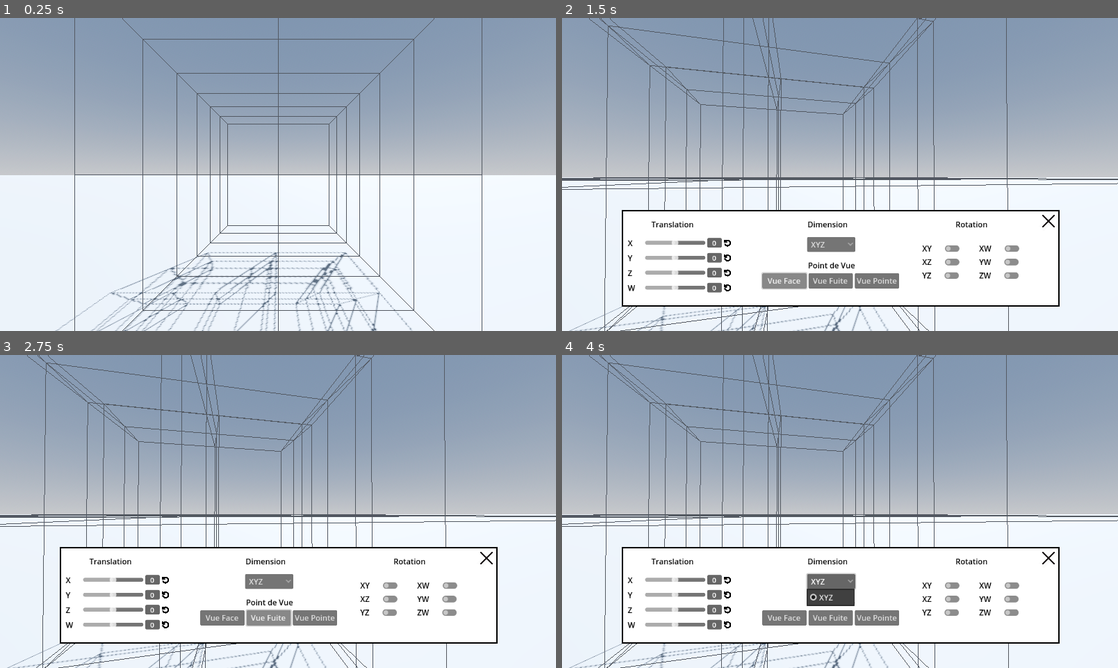
Above: before the commit, frames 1-4 (two rows, left to right).
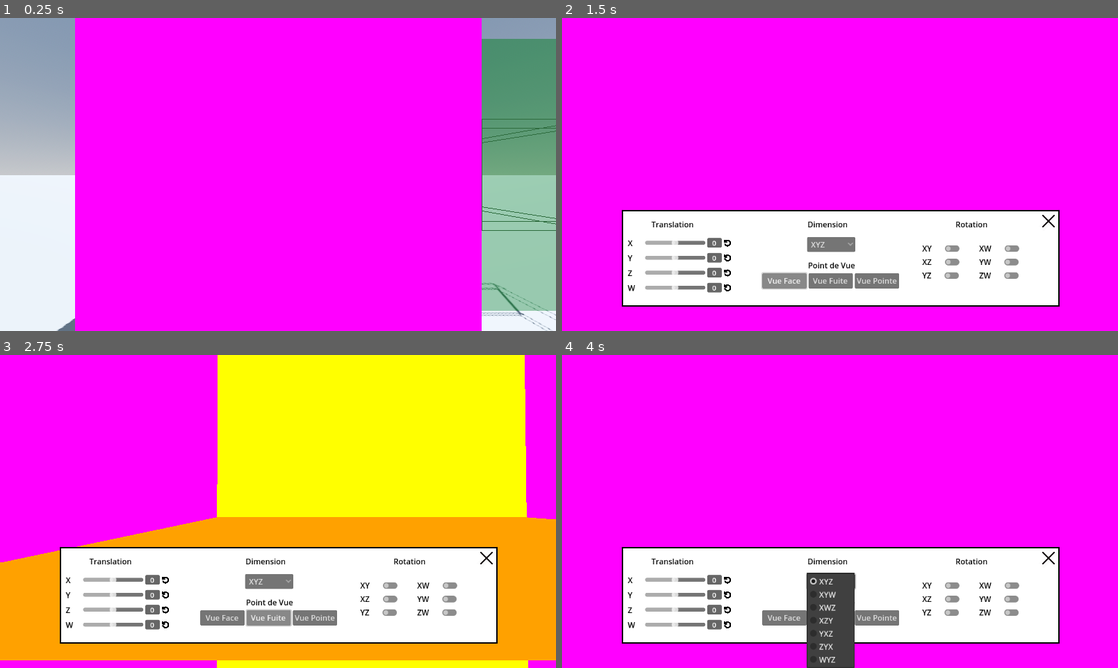
Above: after the commit, the same moments.

Repository: Stantrh/Projet_Tutore_4D_VR_KOMODZINSKI_RYSAK_TROHA
Game: Godot game, scene res://Scenes/world.tscn
The game is run twice, just before and just after one commit, with the same random seed, the same clock (stepped at 60 frames per second) and the same inputs. This scene is started directly instead of the project's main scene.
Inputs (mouse positions are in pixels of both pictures, inside the frame that each line leads up to):
- Up to frame 1 (0.25 s): no input
- Up to frame 2 (1.5 s): tap Enter at 0.5 s; move the mouse to (867, 174) at 0.52 s; hold W (move_forward) 0.53-1.25 s; hold Middle mouse button (rotate) 0.53-1.25 s; click (867, 174) at 0.8 s; click "Vue Face" at 1.25 s
- Up to frame 3 (2.75 s): click "Vue Fuite" at 2 s
- Up to frame 4 (4 s): click "Vue Pointe" at 2.75 s; click "XYZ" at 3.5 s

The runs differ from the first frame. In frame 1, 85% of the frame differs, in the area x 9-100%, y 0-100%; in frame 2, 76%; in frame 3, 76%; in frame 4, 77%.
Error before the commit: Invalid call. Nonexistent function 'view_face' in base 'Node3D (hypercube_stacking.gd)'. (res://Scripts/ui.gd:294)

Commit message:
Continuation Empilement d'hypercube

Diff:
--- a/app4d/Scenes/world.tscn
+++ b/app4d/Scenes/world.tscn
@@ -1,9 +1,10 @@
-[gd_scene load_steps=8 format=3 uid="uid://dme5pbe0dpogm"]
+[gd_scene load_steps=9 format=3 uid="uid://dme5pbe0dpogm"]
 
 [ext_resource type="Script" path="res://Scripts/world.gd" id="1_1maet"]
 [ext_resource type="PackedScene" uid="uid://i2l7p16xiufn" path="res://Scenes/character_view.tscn" id="2_wfvje"]
 [ext_resource type="PackedScene" uid="uid://dik77har2dd4m" path="res://Scenes/ui.tscn" id="3_x60an"]
 [ext_resource type="PackedScene" uid="uid://b2aaslmcll36m" path="res://Scenes/hypercube_stacking.tscn" id="4_hwlht"]
+[ext_resource type="PackedScene" uid="uid://cs3mpxmnuxmus" path="res://Scenes/zone_affichage.tscn" id="5_vwbob"]
 
 [sub_resource type="ProceduralSkyMaterial" id="ProceduralSkyMaterial_4yftq"]
 sky_horizon_color = Color(0.64625, 0.65575, 0.67075, 1)
@@ -42,5 +43,9 @@
 
 [node name="hypercube_stacking" parent="." instance=ExtResource("4_hwlht")]
 transform = Transform3D(1, 0, 0, 0, 1, 0, 0, 0, 1, 0, 5, 0)
+mesh_mode = 1
+
+[node name="ZoneAffichage" parent="." instance=ExtResource("5_vwbob")]
+transform = Transform3D(1, 0, 0, 0, 1, 0, 0, 0, 1, 10, 5, 0)
 
 [connection signal="object_selected" from="CharacterView" to="." method="_on_character_view_object_selected"]
--- a/app4d/Scripts/hyper_cube.gd
+++ b/app4d/Scripts/hyper_cube.gd
@@ -81,7 +81,6 @@
 func _process(delta):
 	if !is_up_to_date:
 		return
-
 	# On incrémente l'angle de rotation pour avoir une figure qui tourne en continu
 	if is_rotate:
 		rotation_angle += delta
@@ -299,7 +298,7 @@
 			dynamic_vertices = new_vertices
 			marker.transform.origin = apply_projection(get_global_center(dynamic_vertices))
 			apply_translation(vect_translate)
-			print(marker.position)
+			#print(marker.position)
 			is_translate = false
 		elif is_rotate:
 			for vertex in dynamic_vertices:
@@ -764,10 +763,14 @@
 		target_vertices.append(apply_projection(dynamic_vertices[i]))
 	var new_dim = DIMENSIONS[dimension_selected] # Nouvelle dimension sélectionnée
 	accesible_dimensions = find_accessible_dimensions(DIMENSIONS[dimension_selected], DIMENSIONS)
-
-
-	# Lancer l'animation de transition
+		# Lancer l'animation de transition
 	animate_dimension_transition()
+func set_dimension_selected(new_dimension_selected):
+	is_up_to_date = false
+	dimension_selected = new_dimension_selected
+	is_up_to_date = true
+
+
 
 
 
--- a/app4d/Scripts/hypercube_stacking.gd
+++ b/app4d/Scripts/hypercube_stacking.gd
@@ -11,7 +11,9 @@
 @export var axe2_a = 1
 @export var axe2_b = 3
 @export var interactible : bool = true
-
+var is_view_face = false
+var is_point_of_view_fugue = false
+var is_point_of_view_point = false
 #### TRANSLATIONS
 @export var is_translate = false
 @export var vect_translate = Vector4(0, 0, 0, 0)
@@ -29,6 +31,7 @@
 
 func _ready():
 	child_instantiated = false
+	accesible_dimensions = find_accessible_dimensions(DIMENSIONS[dimension_selected],DIMENSIONS)
 
 func _process(delta: float) -> void:
 	if not child_instantiated and WorldInfo.camera :
@@ -44,26 +47,27 @@
 
 
 func update_hypercubes():
-	# Supprimer tous les hypercubes enfants
-	for child in get_children():
-		if child.is_in_group("Hyperfigure"):
-			child.queue_free()
-
-	# Récupérer les nouveaux sommets transformés
-	var transformed_vertices = generate_transformed_hypercube_vertices()
-
-	# Instancier les nouveaux hypercubes
-	for vertices in transformed_vertices:
-		var child = HYPERCUBE_SCENE.instantiate()
-		child.interactible = false
-		child.dynamic_vertices = vertices
-		child.mesh_mode = mesh_mode
-		child.projection_mode = projection_mode
-		child.camera = WorldInfo.camera
-		add_child(child)
-
-	# Reset des flags après mise à jour
-	is_translate = false
+	if not transitioning :
+		# Supprimer tous les hypercubes enfants
+		for child in get_children():
+			if child.is_in_group("Hyperfigure"):
+				child.queue_free()
+
+		# Récupérer les nouveaux sommets transformés
+		var transformed_vertices = generate_transformed_hypercube_vertices()
+
+		# Instancier les nouveaux hypercubes
+		for vertices in transformed_vertices:
+			var child = HYPERCUBE_SCENE.instantiate()
+			child.interactible = false
+			child.dynamic_vertices = vertices
+			child.mesh_mode = mesh_mode
+			child.projection_mode = projection_mode
+			child.camera = WorldInfo.camera
+			add_child(child)
+			child.set_dimension_selected(dimension_selected)
+		# Reset des flags après mise à jour
+		is_translate = false
 
 func generate_transformed_hypercube_vertices() -> Array:
 	var all_hypercubes = []
@@ -76,21 +80,34 @@
 					var hypercube_vertices = []
 					for vertex in small_vertices:
 						var new_vertex = Vector4(vertex.x + i, vertex.y + j, vertex.z + k, vertex.w + l)
-
+						if is_point_of_view_fugue :
+							var axe_1 = DIMENSIONS[dimension_selected].x
+							var axe_2 = DIMENSIONS[dimension_selected].w
+							new_vertex =	rotate_4d(new_vertex, 44.83, axe_1, axe_2, 25, axe2_a, axe2_b)
+						elif is_point_of_view_point:
+						#is_double_rotate = true
+							var axe_1 = DIMENSIONS[dimension_selected].x
+							var axe_2 = DIMENSIONS[dimension_selected].w
+							var axe2_1 = DIMENSIONS[dimension_selected].y
+							var axe2_2 = DIMENSIONS[dimension_selected].w
+							new_vertex =rotate_4d(new_vertex,-120,axe2_1,axe2_2,0,0,0)
+							is_double_rotate = false
 						# Appliquer translation
 						if is_translate :
 							real_vect_translate += vect_translate
 							is_translate = false
+						if is_view_face :
+							real_vect_translate = Vector4(0,0,0,0)
 						new_vertex += real_vect_translate
 
 						# Appliquer rotation si nécessaire
-						if is_rotate:
+						if is_rotate and not is_view_face:
 							new_vertex = rotate_4d(new_vertex,rotation_angle,axe_a,axe_b,rotation_angle2,axe2_a,axe2_b)
 
 						hypercube_vertices.append(new_vertex)
 
 					all_hypercubes.append(hypercube_vertices)
-
+	is_view_face = false
 	return all_hypercubes
 
 func generate_small_hypercube_vertices() -> Array:
@@ -102,20 +119,10 @@
 					vertices.append(Vector4(a, b, c, d))
 	return vertices
 
-func rotate_point(v: Vector4, a: int, b: int, angle: float) -> Vector4:
-	var rad = deg_to_rad(angle)
-	var cos_theta = cos(rad)
-	var sin_theta = sin(rad)
-
-	var rotated = Vector4(v.x, v.y, v.z, v.w)
-	rotated[a] = v[a] * cos_theta - v[b] * sin_theta
-	rotated[b] = v[a] * sin_theta + v[b] * cos_theta
-
-	return rotated
 func rotate_4d(point: Vector4, angle1: float, axis1_a: int, axis1_b: int, angle2: float, axis2_a: int, axis2_b: int) -> Vector4:
 	var center = Vector4(0,0,0,0)
 	var local_point = point - center
-
+	print(is_double_rotate)
 	# On calcule cos et sin de la première rotation
 	var cos_theta1 = cos(angle1)
 	var sin_theta1 = sin(angle1)
@@ -185,3 +192,48 @@
 			else:
 				axe2_a = 2
 				axe2_b = 3
+
+func view_face():
+	is_view_face = true
+	is_point_of_view_fugue = false
+	is_point_of_view_point = false
+func fugue_view():
+	is_point_of_view_fugue = true
+	is_view_face = false
+	is_point_of_view_point = false
+	is_double_rotate = false
+	is_rotate = false
+	is_translate = false
+	#rotate_toward_camera()
+func point_view() :
+	is_double_rotate = false
+	is_rotate = false
+	is_translate = false
+	is_point_of_view_point = true
+	is_point_of_view_fugue = false
+	is_view_face = false
+	#
+func find_accessible_dimensions(current_dim: Dictionary, dimensions: Array) -> Array:
+	var accessible = []
+
+	for dim in dimensions:
+		var swaps = 0
+		var keys = ["x", "y", "z", "w"]
+
+		for key in keys:
+			if current_dim[key] != dim[key]:
+				swaps += 1
+
+		# Si une seule permutation ou aucune (même dimension), on considère comme accessible
+		if swaps == 2:
+			accessible.append(dim)
+
+	return accessible
+func change_dimension(new_dimension: String):
+	transitioning = true
+	for i in range(DIMENSIONS.size()):
+		if DIMENSIONS[i].name == new_dimension:
+			dimension_selected = i
+			break
+	accesible_dimensions = find_accessible_dimensions(DIMENSIONS[dimension_selected], DIMENSIONS)
+	transitioning = false
